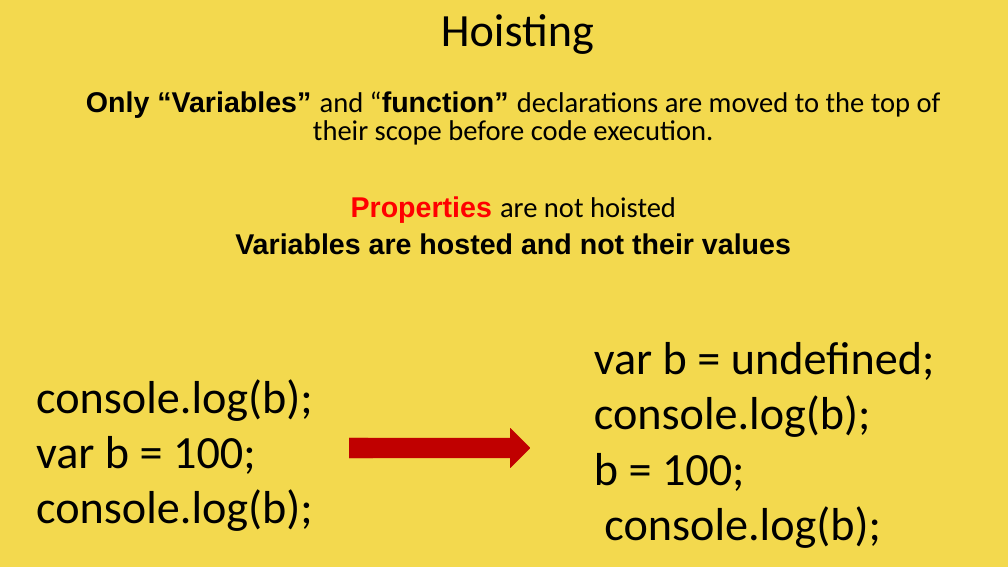
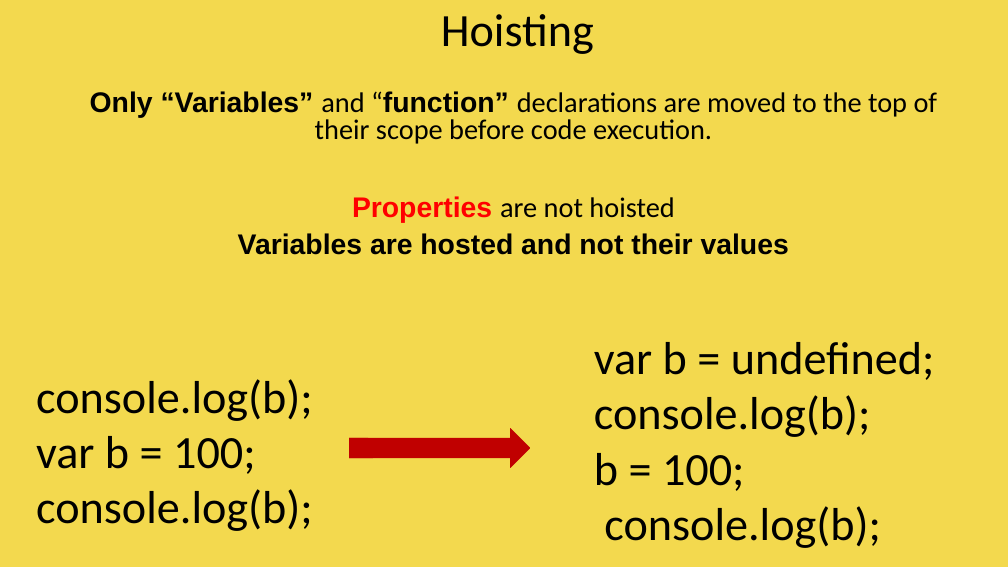
Before and after one commit to vishwanantha/javascript-101, a slide deck: slide 24 of ppt/001 - DataTypes.pptx (slide 23 before the commit). Drawn at 1008x567 pixels with LibreOffice and Linux fonts; fonts in the diff are those of the drawing. Boxes give left, top, right and bottom in pixels: in the first picture for what was removed or moved away, otherwise in the second. Text is boxed around its words. In the diff, an @@ line names an element or a change of style, - is before the commit and + after.

```diff
--- a/ppt/001 - DataTypes.pptx
+++ b/ppt/001 - DataTypes.pptx
@@ text "Only “Variables” and “function” declarations ..." at (90,91,938,255): size 27.3 to 27 pt @@
```
Also in this commit, not shown: 6 other slides changed, 7 slides added, 1 other file.
